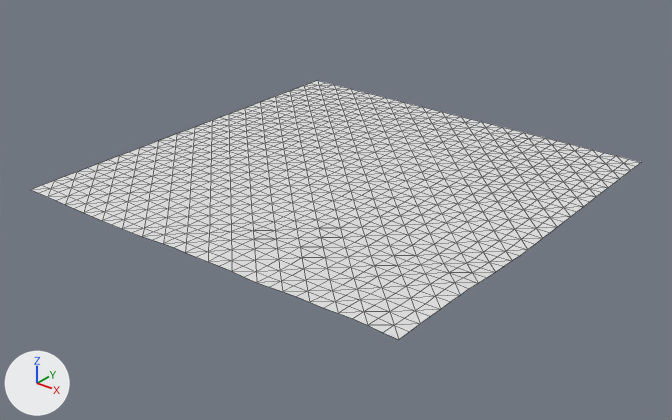
A saved change to the OBJ model assets/maps/chunks/terrain_lod0_-3_-6.obj.
Both versions are drawn from a camera (50 mm lens) standing at (-165.0, 505.5, 99.8) and looking at (-319.2, 698.3, -19.7). Every picture has the same lights, and +X, +Y and +Z are marked at lower left. The picture after the commit comes second. Mesh edges are drawn as thin lines. Where no turn or scale is listed for an object, it has been applied to the vertices.

Names of what the first picture shows: 'terrain_lod0_-3_-6'.
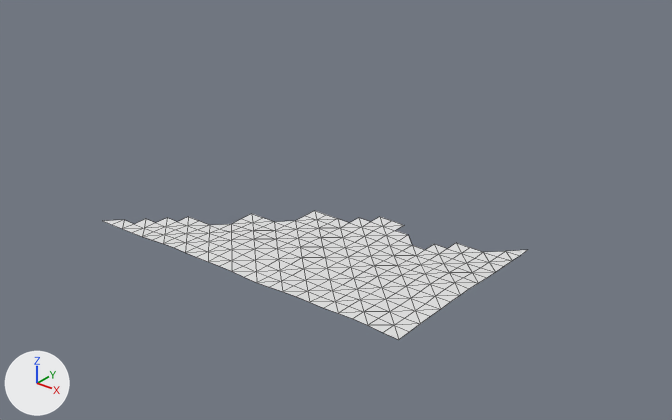
Patch to the scene script:
```diff
--- a/assets/maps/chunks/terrain_lod0_-3_-6.obj.py
+++ b/assets/maps/chunks/terrain_lod0_-3_-6.obj.py
@@ me_terrain_lod0__3__6 @@
 # used by ob_terrain_lod0__3__6; location = (0.0, 0.0, 0.0)
-me_terrain_lod0__3__6.from_pydata(...)  # 1089 vertices, 2048 faces; spans x -384.0..-256.0, y 640.0..768.0, z -10.8..-8.0
+me_terrain_lod0__3__6.from_pydata(...)  # 236 vertices, 396 faces; spans x -352.0..-256.0, y 640.0..696.0, z -10.8..-8.0
+# me_terrain_lod0__3__6 part 1: 853 vertices removed from x -384.0..-256.0, y 640.0..768.0, z -10.8
```

Boxes [x1, y1, x2, y2] around the edits, measured in the pictures (672 x 420 px):
'terrain_lod0_-3_-6', reshaped (31% narrower, 50% shorter): before [31, 80, 641, 340]; after [104, 211, 527, 340]
part 1 of me_terrain_lod0__3__6, deleted: before [31, 80, 641, 252]
